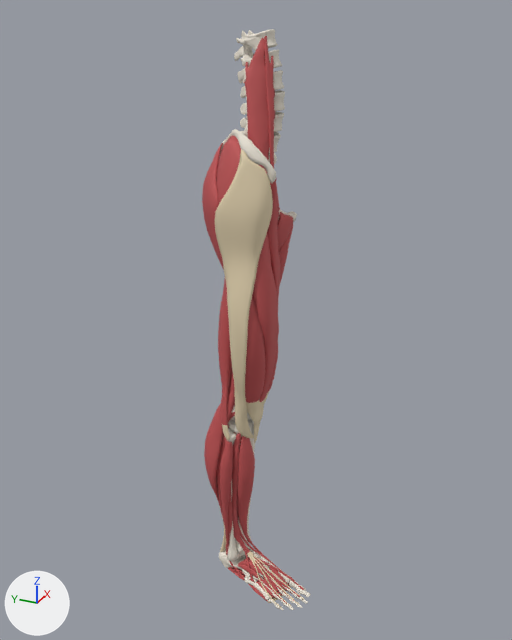
A saved change to the glTF model public/models/lower-limb.glb.
Both versions are drawn from a camera (50 mm lens) standing at (-1.206, -0.508, 1.218) and looking at (-0.038, 0.017, 0.634). The lights are fixed; the arrows at lower left show +X, +Y and +Z. The picture after the commit comes second. Where no turn or scale is listed for an object, it has been applied to the vertices.

Before the edit, the objects in view are built like this:
```python
me_mesh_291 = bpy.data.meshes.new('mesh.291')
me_mesh_291.from_pydata(...)  # 327 vertices, 650 faces; spans x -0.042..0.042, y -0.046..0.046, z -0.091..0.091
me_mesh_291.materials.append(mat_muscle)  # red #bf5354
me_mesh_301 = bpy.data.meshes.new('mesh.301')
me_mesh_301.from_pydata(...)  # 634 vertices, 1264 faces; spans x -0.03..0.03, y -0.037..0.037, z -0.169..0.169
me_mesh_301.materials.append(mat_muscle)  # red #bf5354
me_mesh_304 = bpy.data.meshes.new('mesh.304')
me_mesh_304.from_pydata(...)  # 728 vertices, 1452 faces; spans x -0.049..0.049, y -0.043..0.043, z -0.262..0.262
me_mesh_304.materials.append(mat_muscle)  # red #bf5354
ob_gluteus_medius_muscle_r = bpy.data.objects.new('Gluteus medius muscle.r', me_mesh_291)
ob_gluteus_medius_muscle_r.location = (-0.107, 0.024, 0.911)
ob_sartorius_muscle_r = bpy.data.objects.new('Sartorius muscle.r', me_mesh_304)
ob_sartorius_muscle_r.location = (-0.074, -0.013, 0.68)
ob_vastus_lateralis_muscle_r = bpy.data.objects.new('Vastus lateralis muscle.r', me_mesh_301)
ob_vastus_lateralis_muscle_r.location = (-0.129, -0.005, 0.664)
# also in view: 'Lateral head of gastrocnemius.r' at (-0.105, 0.069, 0.342); 'Fibularis longus muscle.r' at (-0.106, 0.015, 0.216); 'Psoas major.r' at (-0.062, 0.002, 0.965); 'Long head of biceps femoris.r' at (-0.092, 0.049, 0.614); 'Tibialis anterior muscle.r' at (-0.088, -0.001, 0.224)
```
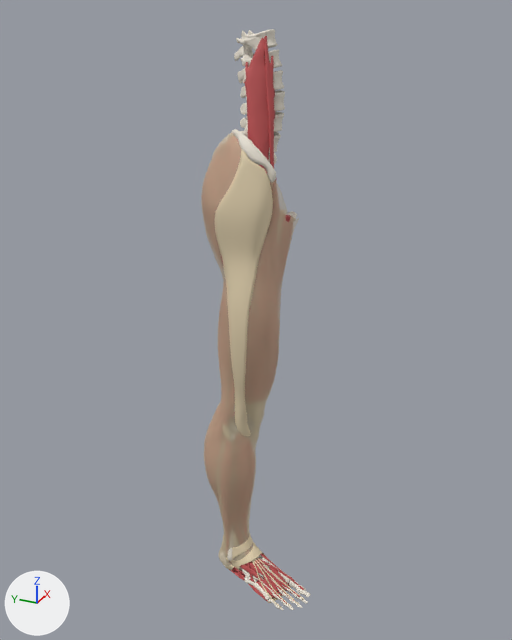
Boxes (x1, y1, x2, y2) around the edits, measured in the pictures (512 x 640 px):
```json
{"object": "Fascia lata.r", "change": "added", "after": [201, 140, 299, 430]}
{"object": "Crural fascia.r", "change": "added", "after": [204, 401, 260, 566]}
{"object": "Gluteal aponeurosis.r", "change": "added", "after": [213, 133, 242, 209]}
{"object": "Inferior extensor retinaculum.r", "change": "added", "after": [230, 542, 265, 571]}
{"object": "Superior extensor retinaculum of ankle.r", "change": "added", "after": [232, 532, 253, 559]}
```

Edits to the scene script, one JSON object a line:
```json
{"op": "add", "block": "mat_fascia", "code": ["mat_fascia = principled_material('fascia')", "mat_fascia.base_color = (0.797, 0.67, 0.449)  # beige #e7d6b3", "mat_fascia.roughness = 0.7", "mat_fascia.alpha = 0.5"]}
{"op": "add", "block": "me_inferior_extensor_retinaculum_of_ankle_001", "code": ["me_inferior_extensor_retinaculum_of_ankle_001 = bpy.data.meshes.new('Inferior extensor retinaculum of ankle.001')", "me_inferior_extensor_retinaculum_of_ankle_001.from_pydata(...)  # 714 vertices, 1424 faces; spans x -0.0274..0.0274, y -0.0176..0.0176, z -0.0269..0.0269", "me_inferior_extensor_retinaculum_of_ankle_001.materials.append(mat_tendon)  # beige #e7d6b3"]}
{"op": "add", "block": "me_mesh_238", "code": ["me_mesh_238 = bpy.data.meshes.new('mesh.238')", "me_mesh_238.from_pydata(...)  # 1239 vertices, 2474 faces; spans x -0.0283..0.0283, y -0.0419..0.0419, z -0.0301..0.0301", "me_mesh_238.materials.append(mat_tendon)  # beige #e7d6b3"]}
{"op": "add", "block": "me_mesh_490", "code": ["me_mesh_490 = bpy.data.meshes.new('mesh.490')", "me_mesh_490.from_pydata(...)  # 213 vertices, 369 faces; spans x -0.0416..0.0416, y -0.0344..0.0344, z -0.0612..0.0612", "me_mesh_490.materials.append(mat_fascia)  # beige #e7d6b3"]}
{"op": "add", "block": "me_mesh_143", "code": ["me_mesh_143 = bpy.data.meshes.new('mesh.143')", "me_mesh_143.from_pydata(...)  # 3409 vertices, 6493 faces; spans x -0.081..0.081, y -0.087..0.087, z -0.284..0.284", "me_mesh_143.materials.append(mat_fascia)  # beige #e7d6b3"]}
{"op": "add", "block": "me_mesh_1242", "code": ["me_mesh_1242 = bpy.data.meshes.new('mesh.1242')", "me_mesh_1242.from_pydata(...)  # 2560 vertices, 5009 faces; spans x -0.055..0.055, y -0.059..0.059, z -0.231..0.231", "me_mesh_1242.materials.append(mat_fascia)  # beige #e7d6b3"]}
{"op": "add", "block": "ob_superior_extensor_retinaculum_of_ankle_r", "code": ["ob_superior_extensor_retinaculum_of_ankle_r = bpy.data.objects.new('Superior extensor retinaculum of ankle.r', me_inferior_extensor_retinaculum_of_ankle_001)", "ob_superior_extensor_retinaculum_of_ankle_r.location = (-0.081, 0.027, 0.097)"]}
{"op": "add", "block": "ob_inferior_extensor_retinaculum_r", "code": ["ob_inferior_extensor_retinaculum_r = bpy.data.objects.new('Inferior extensor retinaculum.r', me_mesh_238)", "ob_inferior_extensor_retinaculum_r.location = (-0.079, 0.01, 0.065)"]}
{"op": "add", "block": "ob_gluteal_aponeurosis_r", "code": ["ob_gluteal_aponeurosis_r = bpy.data.objects.new('Gluteal aponeurosis.r', me_mesh_490)", "ob_gluteal_aponeurosis_r.location = (-0.109, 0.035, 0.944)"]}
{"op": "add", "block": "ob_fascia_lata_r", "code": ["ob_fascia_lata_r = bpy.data.objects.new('Fascia lata.r', me_mesh_143)", "ob_fascia_lata_r.location = (-0.079, 0.026, 0.704)"]}
{"op": "add", "block": "ob_crural_fascia_r", "code": ["ob_crural_fascia_r = bpy.data.objects.new('Crural fascia.r', me_mesh_1242)", "ob_crural_fascia_r.location = (-0.082, 0.047, 0.246)"]}
```
